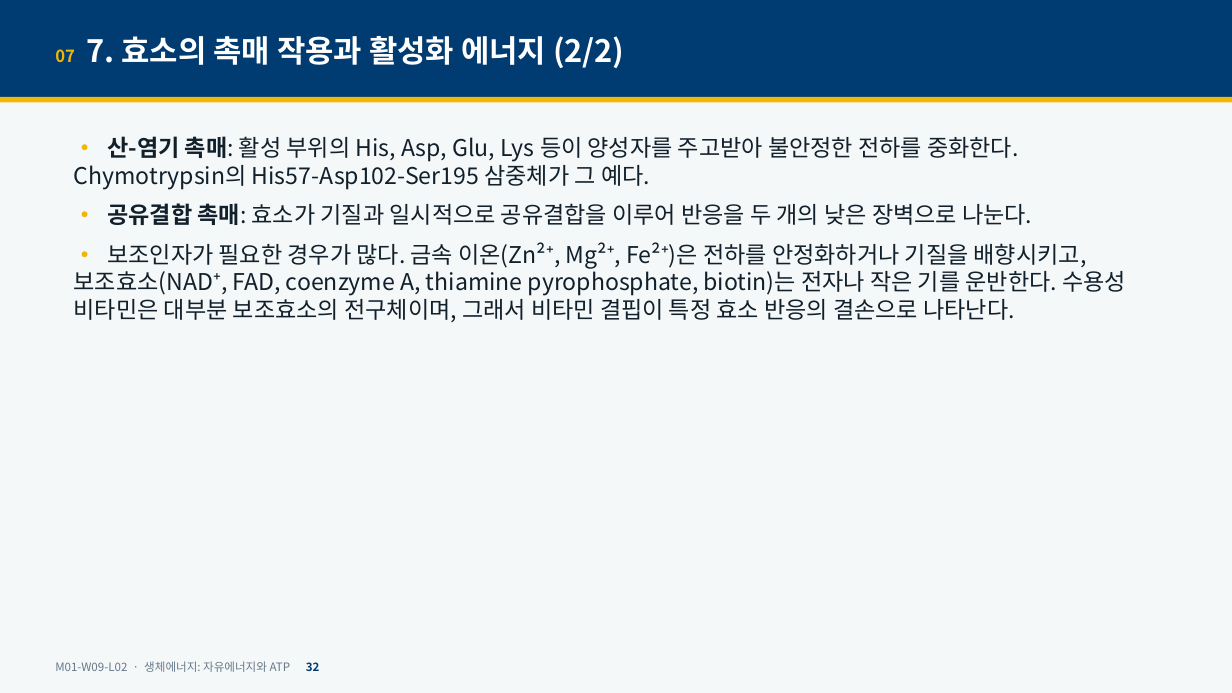
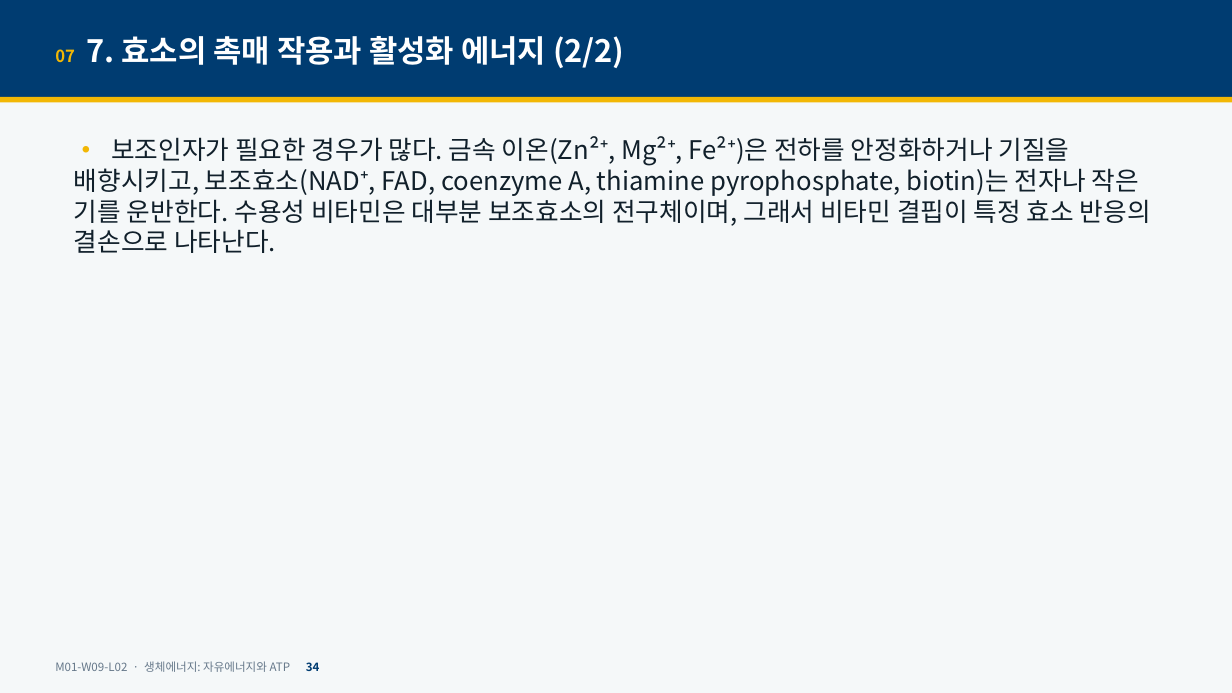
Before and after one commit to hoperiasd2/hoperiasd2.github.io, a slide deck: slide 34 of curriculum/M01/W09/L02/slides.pptx (slide 32 before the commit). Drawn at 1232x693 pixels with LibreOffice and Linux fonts; fonts in the diff are those of the drawing. Boxes give left, top, right and bottom in pixels: in the first picture for what was removed or moved away, otherwise in the second. Text is boxed around its words. In the diff, an @@ line names an element or a change of style, - is before the commit and + after.

```diff
--- a/curriculum/M01/W09/L02/slides.pptx
+++ b/curriculum/M01/W09/L02/slides.pptx
@@ text "• 보조인자가 필요한 경우가 많다. ..." at (x1=74, y1=136, x2=1151, y2=253): size 18 to 20 pt @@
@@ text at (x1=74, y1=136, x2=1032, y2=225): paragraphs removed @@
-• 산-염기 촉매: 활성 부위의 His, Asp, Glu, Lys 등이 양성자를 주고받아 불안정한 전하를 중화한다. Chymotrypsin의 His57-Asp102-Ser195 삼중체가 그 예다.
-• 공유결합 촉매: 효소가 기질과 일시적으로 공유결합을 이루어 반응을 두 개의 낮은 장벽으로 나눈다.
@@ text at (x1=55, y1=661, x2=320, y2=672): text changed @@
-M01-W09-L02 · 생체에너지: 자유에너지와 ATP 32
+M01-W09-L02 · 생체에너지: 자유에너지와 ATP 34
```
Also in this commit, not shown: 43 other slides changed, 13 slides added, 5 other files.
